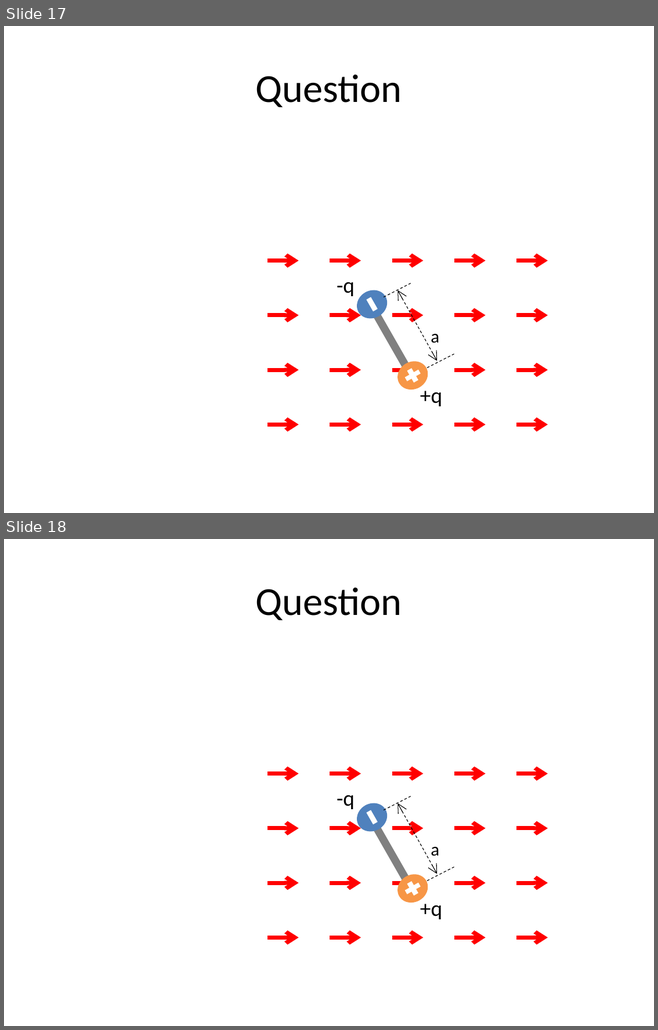
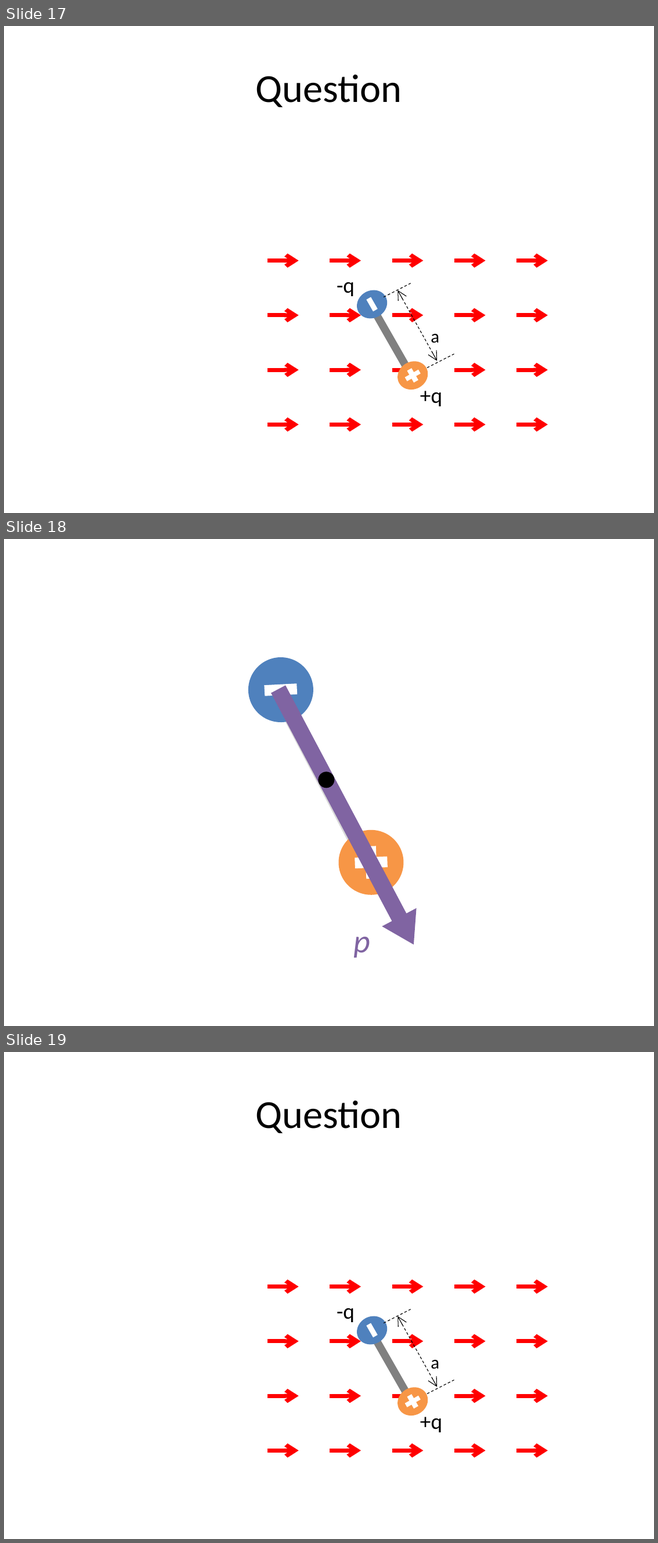
Before and after one commit to rtlines/PH223-Engineering-Physics, a slide deck: Slides/PH223_Lecture_06.pptx. Shown one above the other, each under a label of ours: slides 17 and 18 before the commit, slides 17, 18 and 19 after it. The pictures are 658x1030 and 658x1543 pixels, drawn with LibreOffice and Linux fonts; fonts in the diff are those of the drawing; grey boxes stand for pictures. Boxes give left, top, right and bottom in pixels: in the first picture for what was removed or moved away, otherwise in the second. Text is boxed around its words. In the diff, an @@ line names an element or a change of style, - is before the commit and + after.

```diff
--- a/Slides/PH223_Lecture_06.pptx
+++ b/Slides/PH223_Lecture_06.pptx
@@ slide 18 added at bbox=[4, 539, 654, 1026], background #FFFFFF @@
@@ ellipse added at bbox=[237, 646, 325, 733], fill #4F81BD @@
@@ left arrow added at bbox=[261, 680, 431, 954], fill #8064A2 @@
@@ rectangle added at bbox=[264, 683, 297, 696], fill #FFFFFF @@
@@ rectangle added at bbox=[284, 711, 363, 844], fill #D9D9D9 @@
@@ ellipse added at bbox=[318, 772, 334, 788], fill #000000 @@
@@ ellipse added at bbox=[325, 817, 417, 908], fill #F79646 @@
@@ rectangle added at bbox=[365, 846, 377, 879], fill #FFFFFF @@
@@ rectangle added at bbox=[354, 857, 387, 869], fill #FFFFFF @@
@@ text added at bbox=[353, 937, 370, 958], 36 pt, text #8064A2, italic @@
+p
@@ what was slide 18 is now slide 19 @@
```
Also in this commit, not shown: 22 other files.
